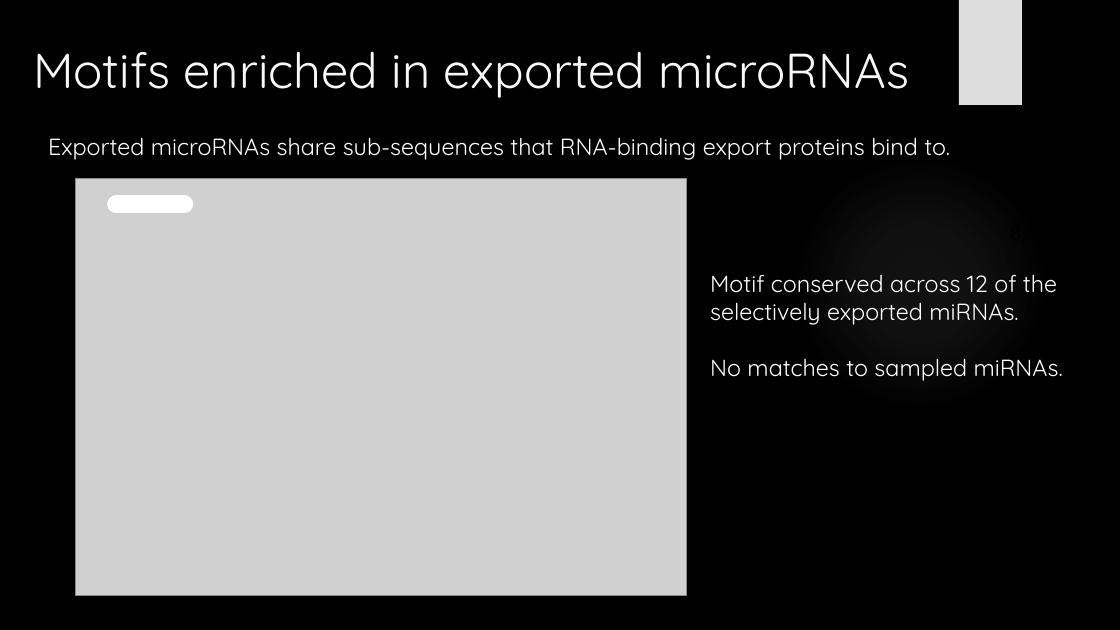
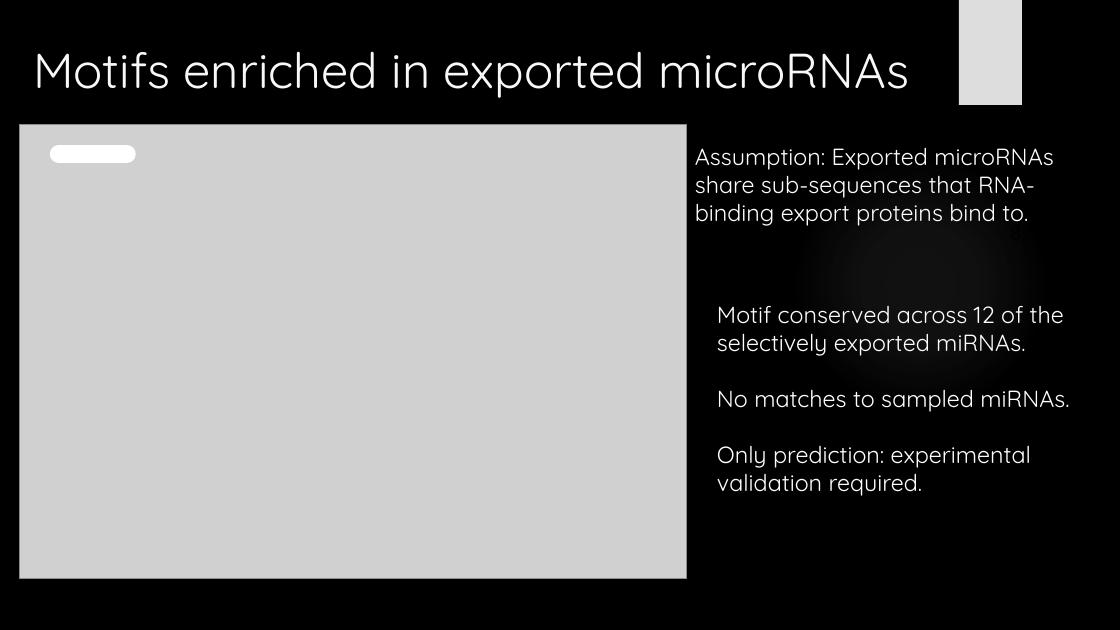
Before and after one commit to HarleyRobinson/Honours2, a slide deck: slide 12 of SeminarSlidesAgain.pptx. Drawn at 1120x630 pixels with LibreOffice and Linux fonts; fonts in the diff are those of the drawing; grey boxes stand for pictures; background and template pictures are left out. Boxes give left, top, right and bottom in pixels: in the first picture for what was removed or moved away, otherwise in the second. Text is boxed around its words. In the diff, an @@ line names an element or a change of style, - is before the commit and + after.

```diff
--- a/SeminarSlidesAgain.pptx
+++ b/SeminarSlidesAgain.pptx
@@ picture resized from (x1=76, y1=179, x2=686, y2=595) to (x1=19, y1=124, x2=686, y2=579) @@
@@ text at (x1=695, y1=148, x2=1053, y2=226): text changed @@
-Exported microRNAs share sub-sequences that RNA-binding export proteins bind to.
+Assumption: Exported microRNAs share sub-sequences that RNA-binding export proteins bind to.
@@ line moved from (116, 204) - (184, 204) to (59, 154) - (127, 154) @@
@@ text "Motif conserved across 12 of ..." moved from (x1=710, y1=275, x2=1063, y2=381) to (x1=717, y1=306, x2=1069, y2=496) @@
@@ text at (x1=717, y1=446, x2=1031, y2=496): paragraphs added @@
+Only prediction: experimental
+validation required.
```
Also in this commit, not shown: 15 other slides changed, 4 slides added, 20 other files.
